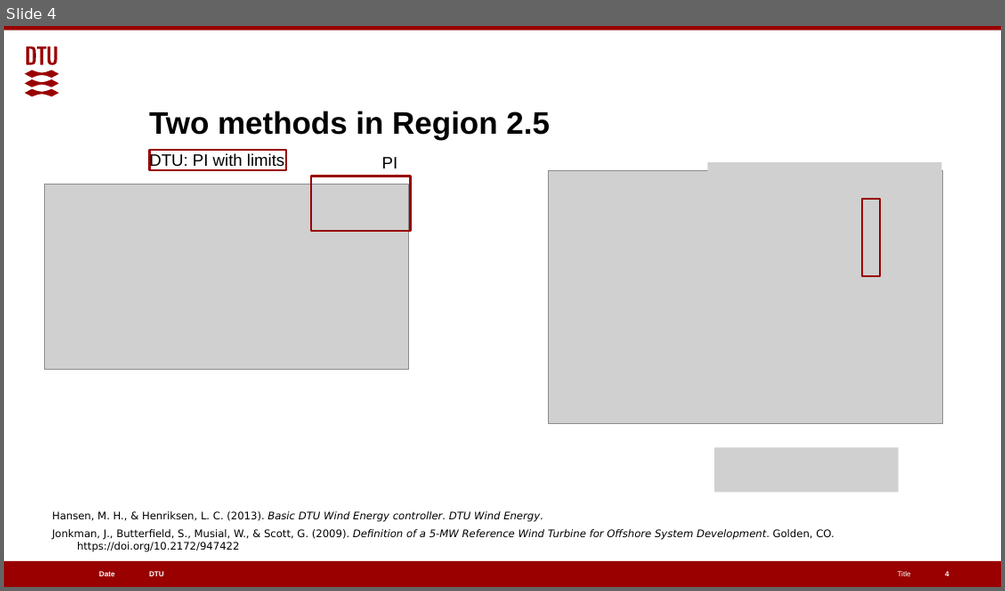
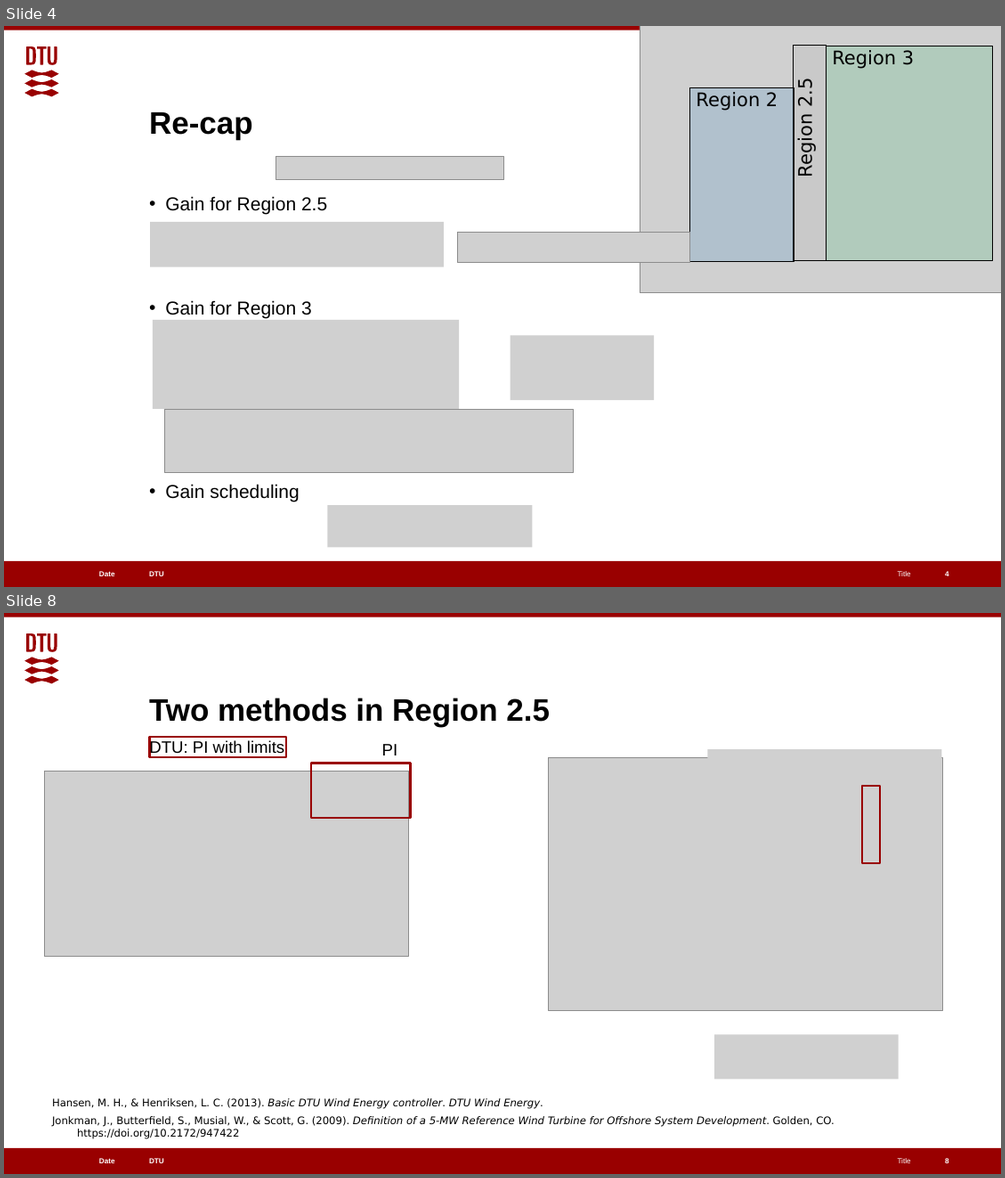
Before and after one commit to alanliowh/Control_Online_Course, a slide deck: teaching materials/Day 3/Day3_Part1.pptx. Shown one above the other, each under a label of ours: slide 4 before the commit, slides 4 and 8 after it; the slides between them are not shown. The pictures are 1005x591 and 1005x1178 pixels, drawn with LibreOffice and Linux fonts; fonts in the diff are those of the drawing; grey boxes stand for pictures. Boxes give left, top, right and bottom in pixels: in the first picture for what was removed or moved away, otherwise in the second. Text is boxed around its words. In the diff, an @@ line names an element or a change of style, - is before the commit and + after.

```diff
--- a/teaching materials/Day 3/Day3_Part1.pptx
+++ b/teaching materials/Day 3/Day3_Part1.pptx
@@ slide 4 added at (x1=4, y1=26, x2=1001, y2=587), background #FFFFFF; not listed: 6 template elements that a slide beside it also shows @@
@@ group added at (x1=639, y1=26, x2=1001, y2=293): 3 rectangles, 1 picture @@
+Region 2.5
+Region 2
+Region 3
@@ title added at (x1=149, y1=112, x2=253, y2=140), 30 pt, text #000000, bold @@
+Re-cap
@@ picture added at (x1=276, y1=156, x2=503, y2=179) @@
@@ text added at (x1=165, y1=196, x2=327, y2=502), 18 pt, text #000000 @@
+• Gain for Region 2.5
+• Gain for Region 3
+• Gain scheduling
@@ picture added at (x1=150, y1=222, x2=444, y2=267) @@
@@ picture added at (x1=457, y1=232, x2=689, y2=263) @@
@@ picture added at (x1=153, y1=320, x2=460, y2=409) @@
@@ picture added at (x1=510, y1=335, x2=654, y2=400) @@
@@ picture added at (x1=165, y1=410, x2=573, y2=473) @@
@@ picture added at (x1=328, y1=506, x2=533, y2=548) @@
@@ page number added at (x1=945, y1=571, x2=949, y2=576), 7 pt, text #FFFFFF, bold @@
+4
@@ what was slide 4 is now slide 8 @@
```
Also in this commit, not shown: 1 slide changed, 25 other slides added, 2 slides removed, 19 other files.
